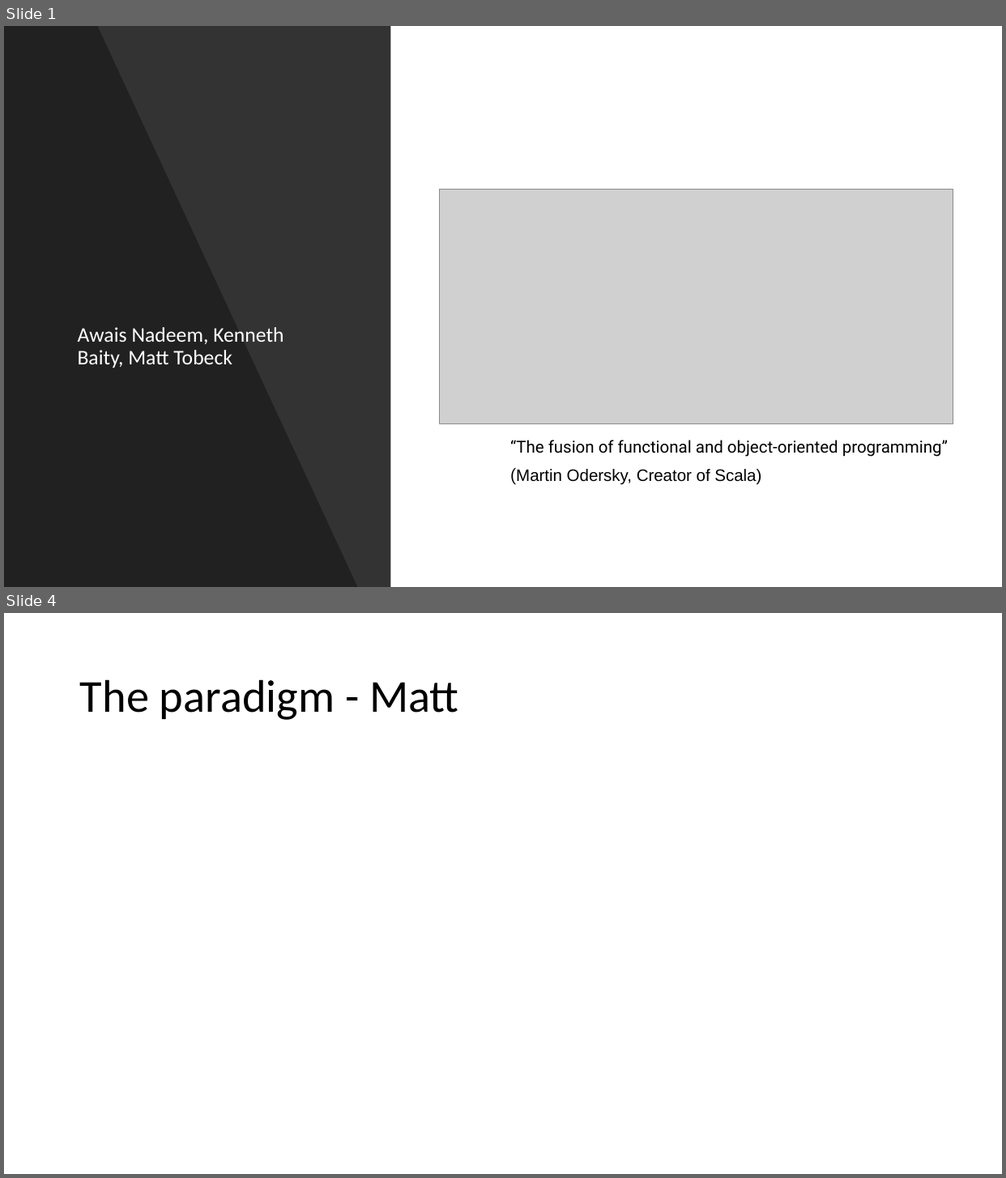
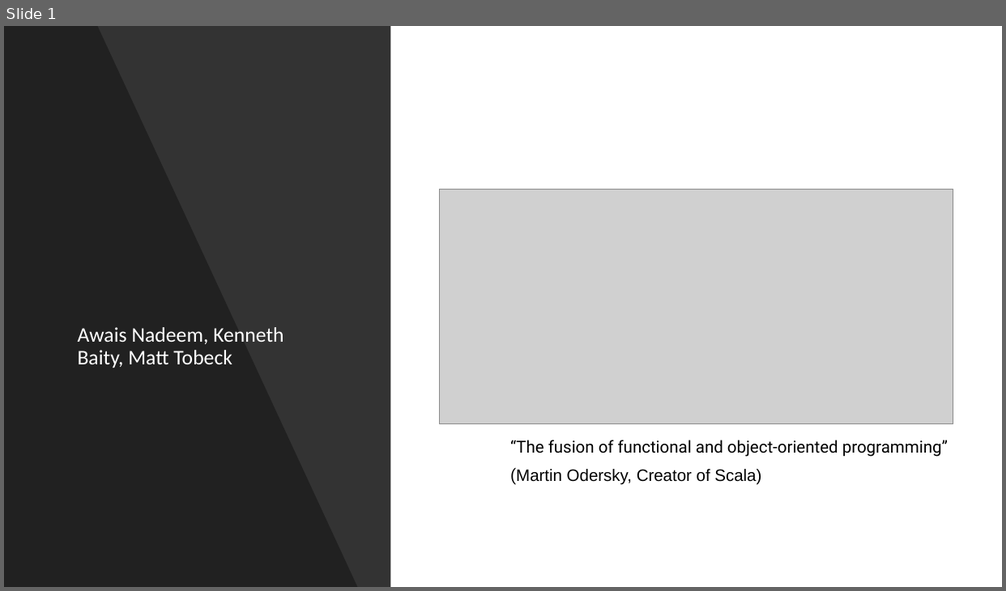
Before and after one commit to anadeem2/IT327ScalaProject, a slide deck: ScalaPresentation.pptx. Shown one above the other, each under a label of ours: slides 1 and 4 before the commit, slide 1 after it; the slides between them are not shown. The pictures are 1006x1178 and 1006x591 pixels, drawn with LibreOffice and Linux fonts; fonts in the diff are those of the drawing; grey boxes stand for pictures. Boxes give left, top, right and bottom in pixels: in the first picture for what was removed or moved away, otherwise in the second. Text is boxed around its words. In the diff, an @@ line names an element or a change of style, - is before the commit and + after.

```diff
--- a/ScalaPresentation.pptx
+++ b/ScalaPresentation.pptx
@@ slide 4 removed at <box>4,613,1002,1174</box>, background #FFFFFF @@
@@ title removed at <box>80,679,459,720</box> @@
-The paradigm - Matt
```
Also in this commit, not shown: 3 slides changed, 12 slides added, 5 other slides removed, 28 other files.
